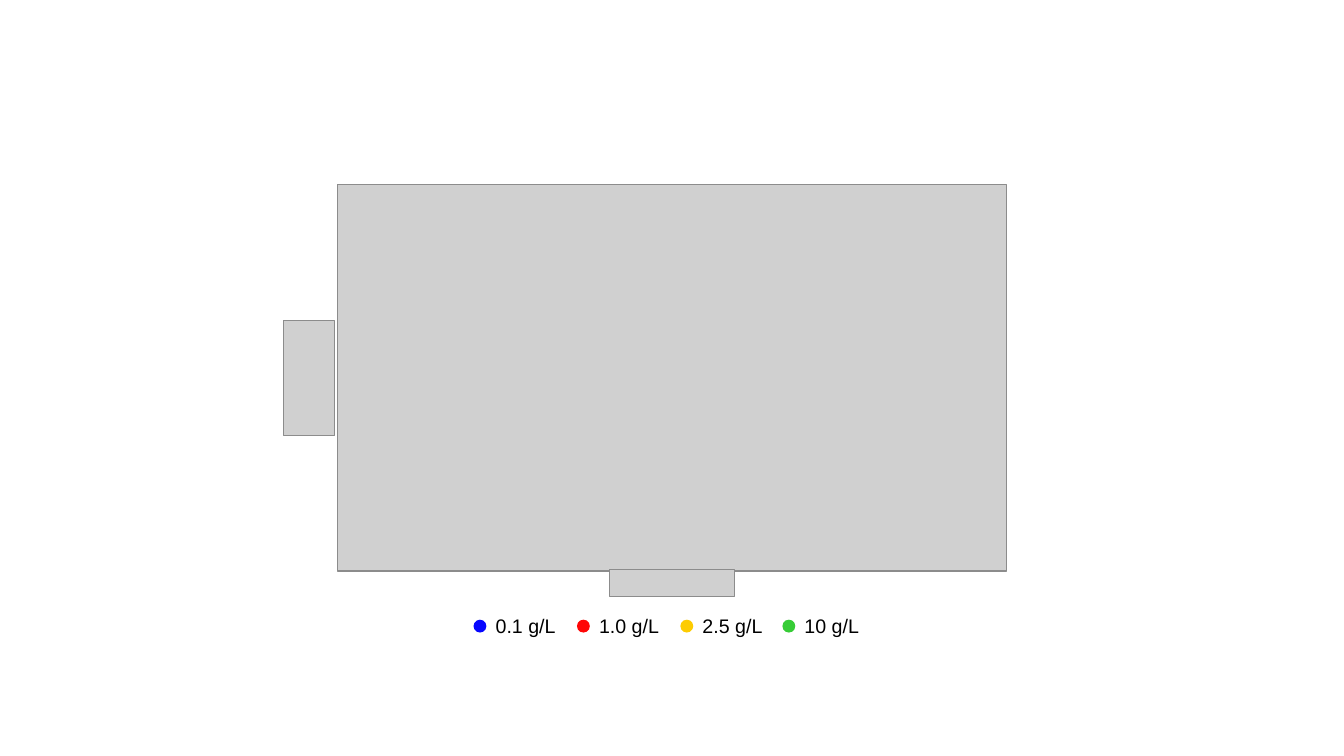
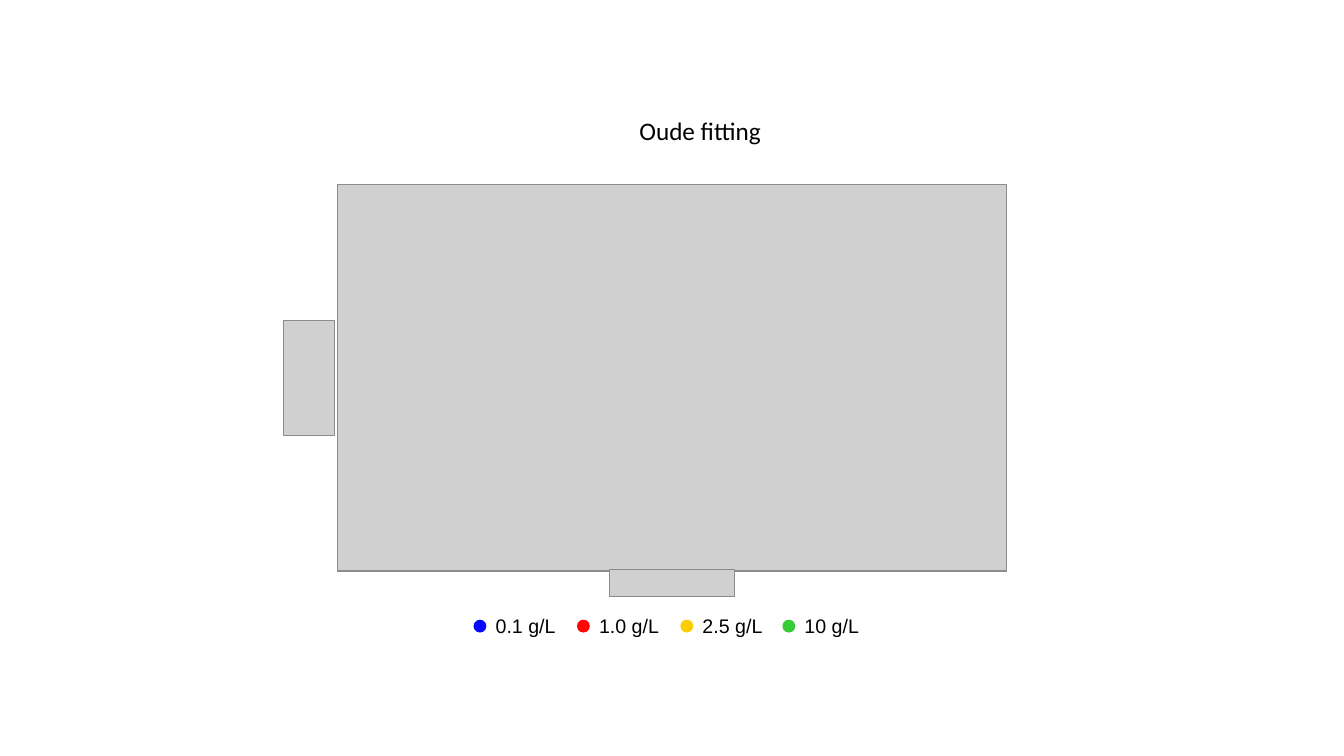
Before and after one commit to svdongen/drension, a slide deck: slide 2 of poster/sjoerd theory.pptx. Drawn at 1344x756 pixels with LibreOffice and Linux fonts; fonts in the diff are those of the drawing; grey boxes stand for pictures. Boxes give left, top, right and bottom in pixels: in the first picture for what was removed or moved away, otherwise in the second. Text is boxed around its words. In the diff, an @@ line names an element or a change of style, - is before the commit and + after.

Commit message:
new global fitting analysis

```diff
--- a/poster/sjoerd theory.pptx
+++ b/poster/sjoerd theory.pptx
@@ text added at bbox=[639, 122, 761, 145], 18 pt, text #000000 @@
+Oude fitting
```
Also in this commit, not shown: 2 slides added, 2 other files.
